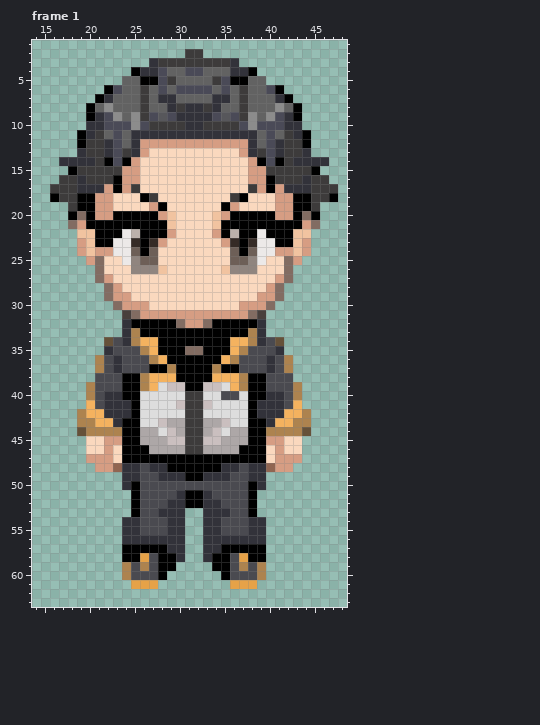
Two versions of one pixel-art file, Sprites/Subaru/front_walk.ase. The first picture shows the starting point.
64x64 pixels, 4 frames. Colours within 5 levels of each other are drawn and written as one. Shown: frame 1: x 14..48, y 1..63. The commit also changed other frames, which this record leaves out.
And afterwards:
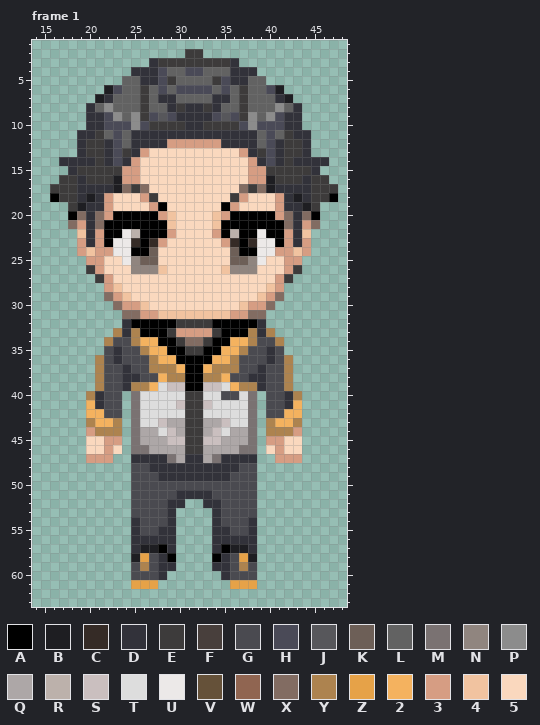
Palette (. is transparent): A #000000  B #1e1e22  C #352b26  D #32323a  E #3d3b3b  F #483f3c  G #4a4a50  H #4a4a57  J #57575b  K #6d5f57  L #626262  M #7a7272  N #90857f  P #8c8c8c  Q #ada7a7  R #bcb1ab  S #cabfbf  T #dddddd  U #ece9e8  V #655139  W #906551  X #826c62  Y #ad834f  Z #e6a248  2 #f4b25f  3 #d69d83  4 #f1c3a0  5 #fad8be
From old to new:
layer "Head" removed
Changed rows in their new state; - is an unchanged pixel.
Frame 1, layer "Body Copy":
first column x 18:
 4 -------D------------D-------
 5 --------DD--------DD--------
 6 ----B------------------B----
 7 ---B--------------------B---
 8 --D----------------------D--
 9 --D----------------------D--
11 -D------------------------D-
12 -D------DDD------DDD------D-
14 ----D-D--------------D-D----
15 D--------------------------D
16 -----B----------------B-----
17 ----DBX-X----------X-XBD----
18 -DBD----3----------3----DBD-
19 -BDD--------------------DDB-
20 --DX--------------------XD--
21 --DX--------------------XD--
22 --D3--------------------3D--
23 --D3--------------------3D--
24 -------A------------A-------
25 ---3--------------------3---
26 --E3--------------------3E--
27 ---E--------------------E---
28 ----34----------------43----
29 ------4--------------4------
30 --------4----------4--------
31 ------X---44444444---X------
32 ------------EEEE------------
33 -----Y-----E3333E-----Y-----
34 ----Y-G-----EXXE-----G-Y----
35 ----GD----2--EE--2----DG----
36 -----------2----2-----------
37 -----GD--YY-2--2-YY--DG-----
38 ---Y--DDGG-YY--YY-GGDD--Y---
39 --.Y--DY------------YD--Y.--
40 ---DGG.M------------M.GGD---
41 ---DGG.M------------M.GGD---
42 -.--GG.M------------M.GG--.-
43 -.---Y.M------------M.Y---.-
44 -.3---.M------------M.---3.-
45 ------.M------------M.------
46 ------.MM----------MM.------
47 -----..DDDDMQDDQMDDDD..-----
48 ---....G---DDDDDD---G....---
49 ------.G-----DD-----G.------
50 ------.G------------G.------
51 -------G-----DD-----G-------
52 -------G-----..-----G-------
53 -------G--G-.--.-G--G-------
54 ------.-----.--.-----.------
55 ------.---D-.--.-D---.------
56 ------.-----.--.-----.------
57 ------.DBB--.--.--BBD.------
58 ------.B--D-.--.-D--B.------
59 ------.---DD----DD---.------
60 ------.---D------D---.------
Changed places in both pictures, as pixel boxes (x1, y1, x2, y2):
changed: (68, 67, 320, 580)
